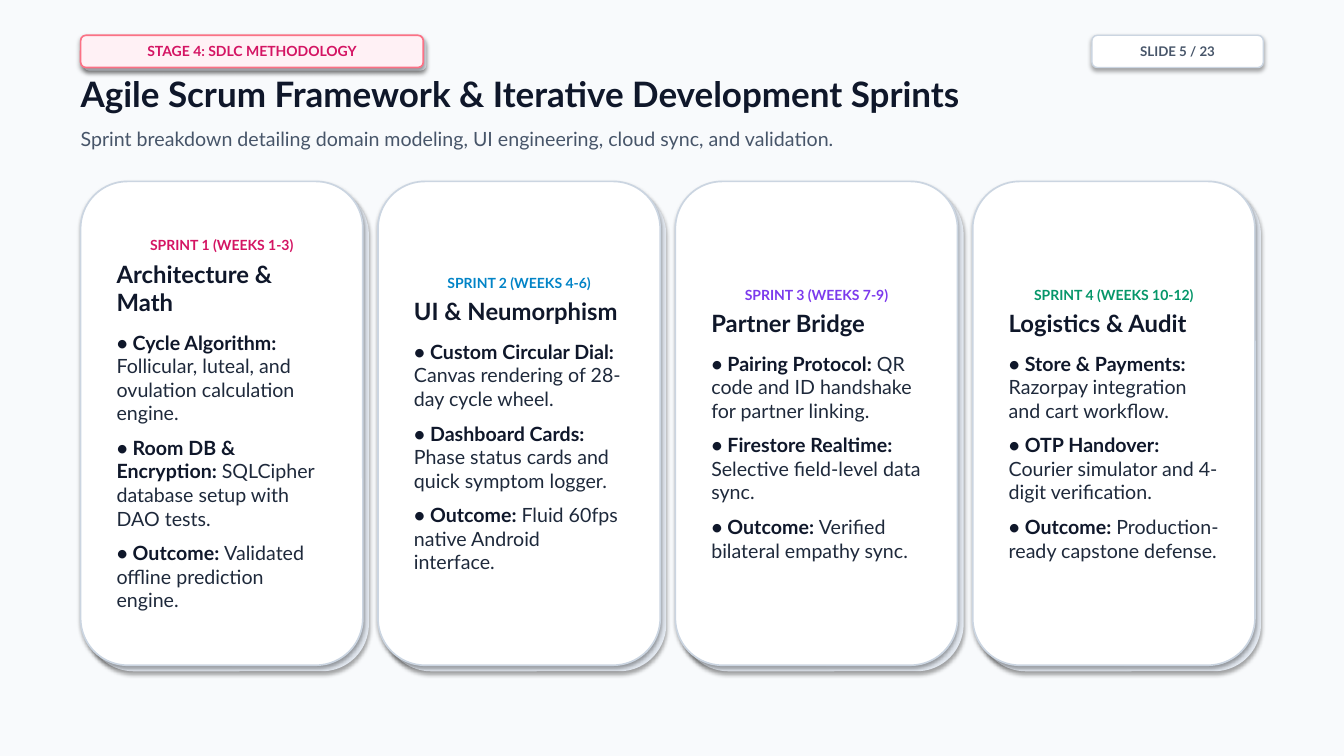
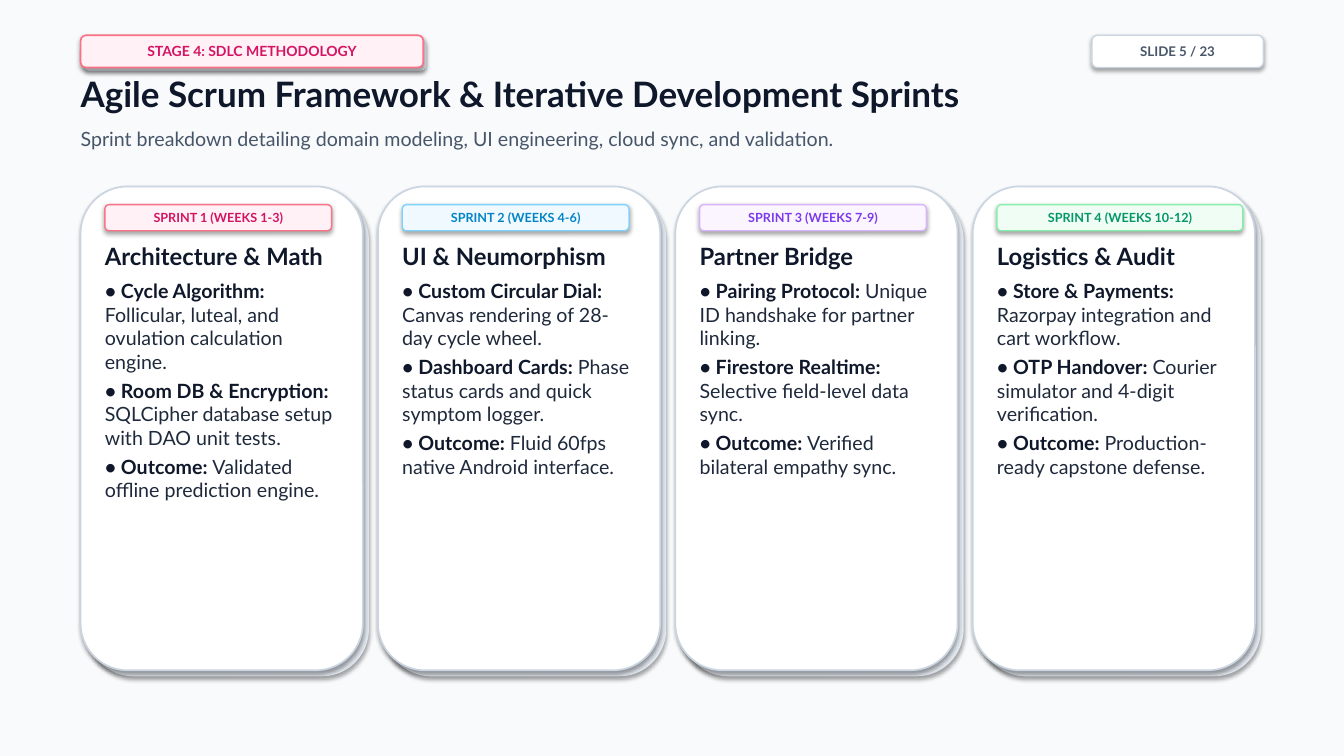
Before and after one commit to cyclecarehelpcenter-sudo/CycleCare, a slide deck: slide 5 of CycleCare_Project_Presentation.pptx. Drawn at 1344x756 pixels with LibreOffice and Linux fonts; fonts in the diff are those of the drawing. Boxes give left, top, right and bottom in pixels: in the first picture for what was removed or moved away, otherwise in the second. Text is boxed around its words. In the diff, an @@ line names an element or a change of style, - is before the commit and + after.

```diff
--- a/CycleCare_Project_Presentation.pptx
+++ b/CycleCare_Project_Presentation.pptx
@@ rounded rectangle added at (105, 205, 332, 231), fill #FFF1F5, outline #FB7185 1 pt, 9 pt, text #D41463, bold @@
+SPRINT 1 (WEEKS 1-3)
@@ rounded rectangle: place and size @@
-rounded rectangle at (384, 188, 666, 671)
+rounded rectangle at (378, 187, 660, 670)
@@ rounded rectangle at (378, 187, 660, 670): fill #E2E8F0 to #FFFFFF; outline none to #CBD5E1 1.2 pt @@
@@ rounded rectangle: place and size @@
-rounded rectangle at (682, 188, 964, 671)
+rounded rectangle at (384, 193, 666, 677)
@@ rounded rectangle added at (402, 205, 629, 231), fill #F0F9FF, outline #7DD3FC 1 pt, 9 pt, text #0284C7, bold @@
+SPRINT 2 (WEEKS 4-6)
@@ rounded rectangle added at (676, 187, 958, 670), fill #FFFFFF, outline #CBD5E1 1.2 pt @@
@@ rounded rectangle added at (682, 193, 964, 677), fill #E2E8F0 @@
@@ rounded rectangle added at (700, 205, 927, 231), fill #FAF5FF, outline #D8B4FE 1 pt, 9 pt, text #7C3AED, bold @@
+SPRINT 3 (WEEKS 7-9)
@@ rounded rectangle added at (973, 187, 1255, 670), fill #FFFFFF, outline #CBD5E1 1.2 pt @@
@@ 3 rounded rectangles: place and size @@
-3 rounded rectangles at (81, 181, 1261, 671)
+3 rounded rectangles at (81, 187, 1261, 677)
@@ rounded rectangle added at (997, 205, 1243, 231), fill #F0FDF4, outline #86EFAC 1 pt, 9 pt, text #059669, bold @@
+SPRINT 4 (WEEKS 10-12)
@@ text in rounded rectangle at (117, 239, 315, 611): text removed @@
-SPRINT 1 (WEEKS 1-3)
-Architecture & Math
-• Cycle Algorithm: Follicular, luteal, and ovulation calculation engine.
-• Room DB & Encryption: SQLCipher database setup with DAO tests.
-• Outcome: Validated offline prediction engine.
@@ text added at (105, 247, 333, 501), 14 pt, text #1E293B @@
+Architecture & Math
+• Cycle Algorithm: Follicular, luteal, and ovulation calculation engine.
+• Room DB & Encryption: SQLCipher database setup with DAO unit tests.
+• Outcome: Validated offline prediction engine.
@@ text "UI & Neumorphism": place and size @@
-text "UI & Neumorphism" at (378, 181, 660, 665)
+text "UI & Neumorphism" at (402, 247, 629, 474)
@@ text "UI & Neumorphism" at (402, 247, 629, 474): less space between paragraphs; vertical alignment middle to top; fill #FFFFFF to none; outline #CBD5E1 1.2 pt to none; shadow off @@
@@ text at (700, 247, 908, 478): less space between paragraphs @@
@@ text "Partner Bridge": place and size @@
-text "Partner Bridge" at (676, 181, 958, 665)
+text "Partner Bridge" at (700, 247, 927, 478)
@@ text "Partner Bridge" at (700, 247, 927, 478): vertical alignment middle to top; fill #FFFFFF to none; outline #CBD5E1 1.2 pt to none; shadow off @@
@@ text "Logistics & Audit" at (997, 247, 1217, 478): less space between paragraphs; vertical alignment middle to top; fill #FFFFFF to none; outline #CBD5E1 1.2 pt to none; shadow off @@
@@ text "Logistics & Audit": place and size @@
-text "Logistics & Audit" at (973, 181, 1255, 665)
+text "Logistics & Audit" at (997, 247, 1217, 478)
@@ text at (447, 277, 591, 290): paragraph removed @@
-SPRINT 2 (WEEKS 4-6)
@@ text at (700, 283, 927, 349): text changed @@
-• Pairing Protocol: QR code and ID handshake for partner linking.
+• Pairing Protocol: Unique ID handshake for partner linking.
@@ text at (745, 289, 888, 302): paragraph removed @@
-SPRINT 3 (WEEKS 7-9)
@@ text at (1034, 289, 1193, 302): paragraph removed @@
-SPRINT 4 (WEEKS 10-12)
```
Also in this commit, not shown: 22 other slides changed, 32 other files.
